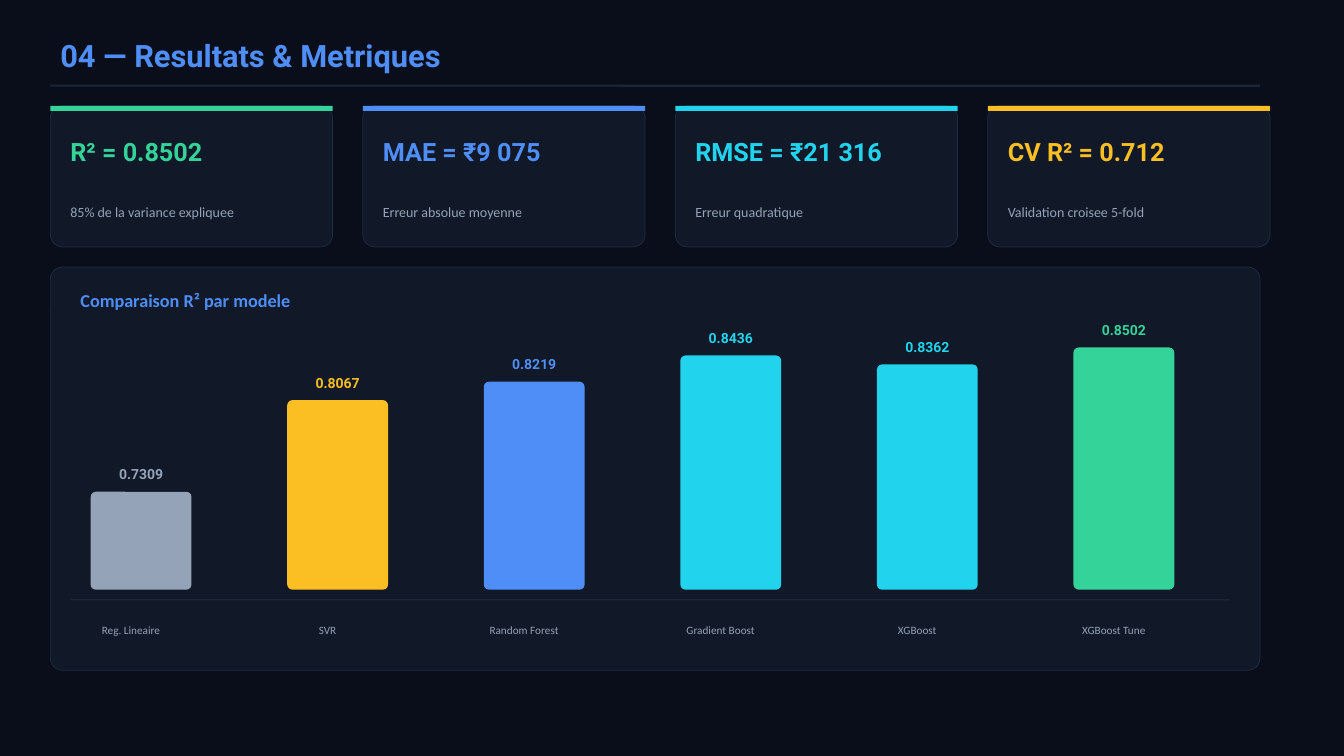
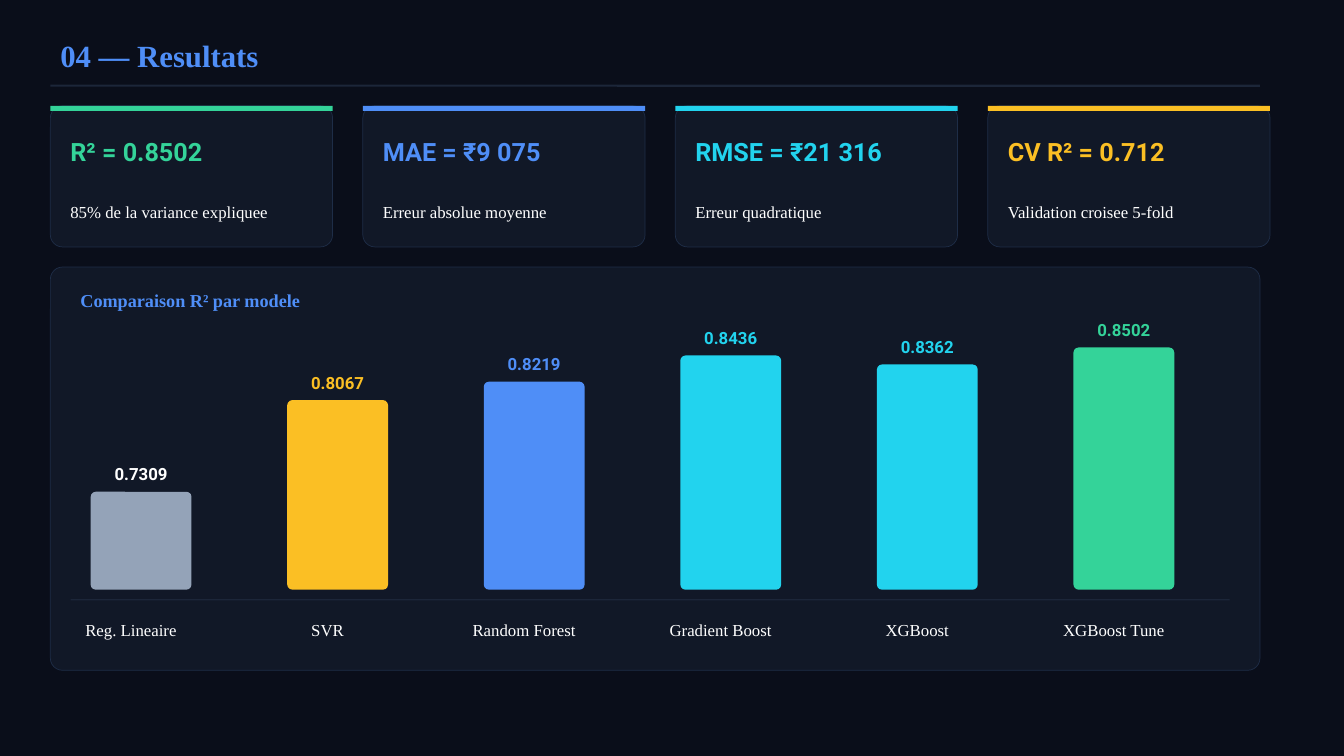
Before and after one commit to Zekerya001/projet_4_Zekerya, a slide deck: slide 6 of presentation_loyers.pptx. Drawn at 1344x756 pixels with LibreOffice and Linux fonts; fonts in the diff are those of the drawing. Boxes give left, top, right and bottom in pixels: in the first picture for what was removed or moved away, otherwise in the second. Text is boxed around its words. In the diff, an @@ line names an element or a change of style, - is before the commit and + after.

```diff
--- a/presentation_loyers.pptx
+++ b/presentation_loyers.pptx
@@ text at [60,45,258,68]: text changed; font Roboto to Times New Roman @@
-04 — Resultats & Metriques
+04 — Resultats
@@ size 10 to 12 pt, font Calibri to Times New Roman, text colour #94A3B8 to #FFFFFF in 4 elements at [70,206,267,222], [383,206,546,222], [695,206,821,222], [1008,206,1173,218] @@
@@ text "Comparaison R² par modele" at [80,294,300,311]: font Calibri to Times New Roman @@
@@ size 10 to 12 pt in 5 elements at [311,377,364,389], [508,358,561,370], [704,332,757,344], [901,341,954,353], [1097,324,1150,336] @@
@@ text "0.7309" at [115,468,168,480]: size 10 to 12 pt, text colour #94A3B8 to #FFFFFF @@
@@ size 8 to 12 pt, font Calibri to Times New Roman, text colour #94A3B8 to #FFFFFF in 6 elements at [85,625,177,640], [311,625,344,636], [473,624,576,636], [670,624,771,636], [886,625,949,636], [1063,625,1164,636] @@
```
Also in this commit, not shown: 8 other slides changed, 1 slide added, 1 other file.
